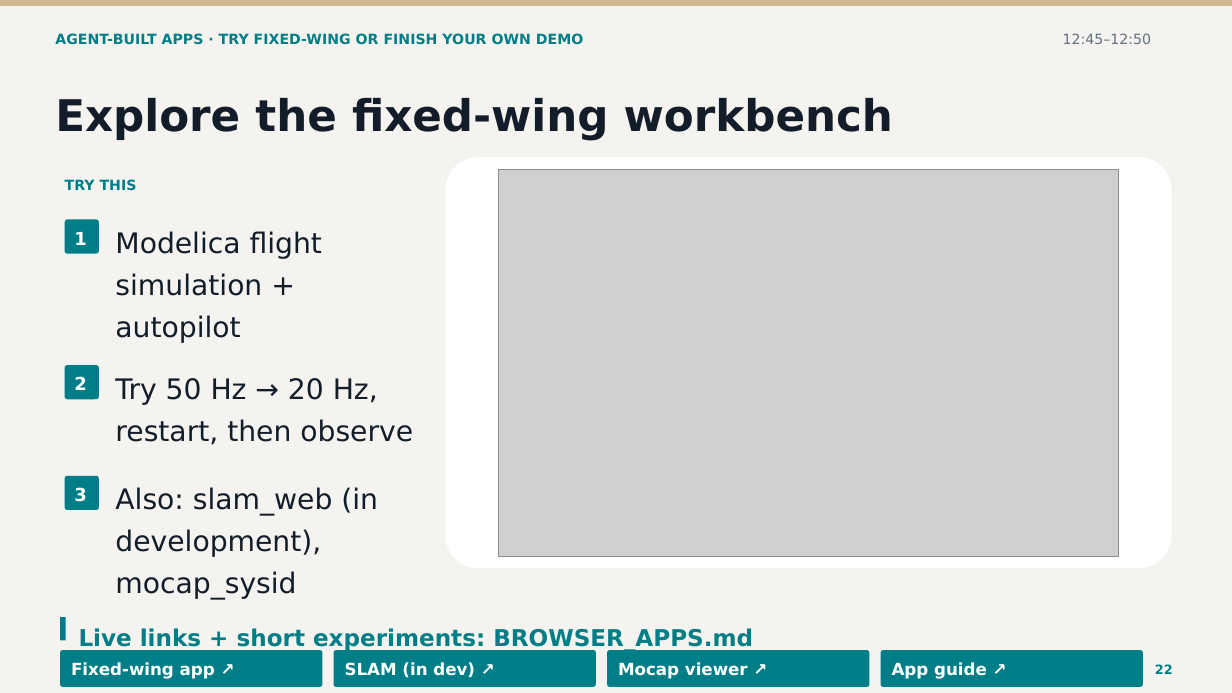
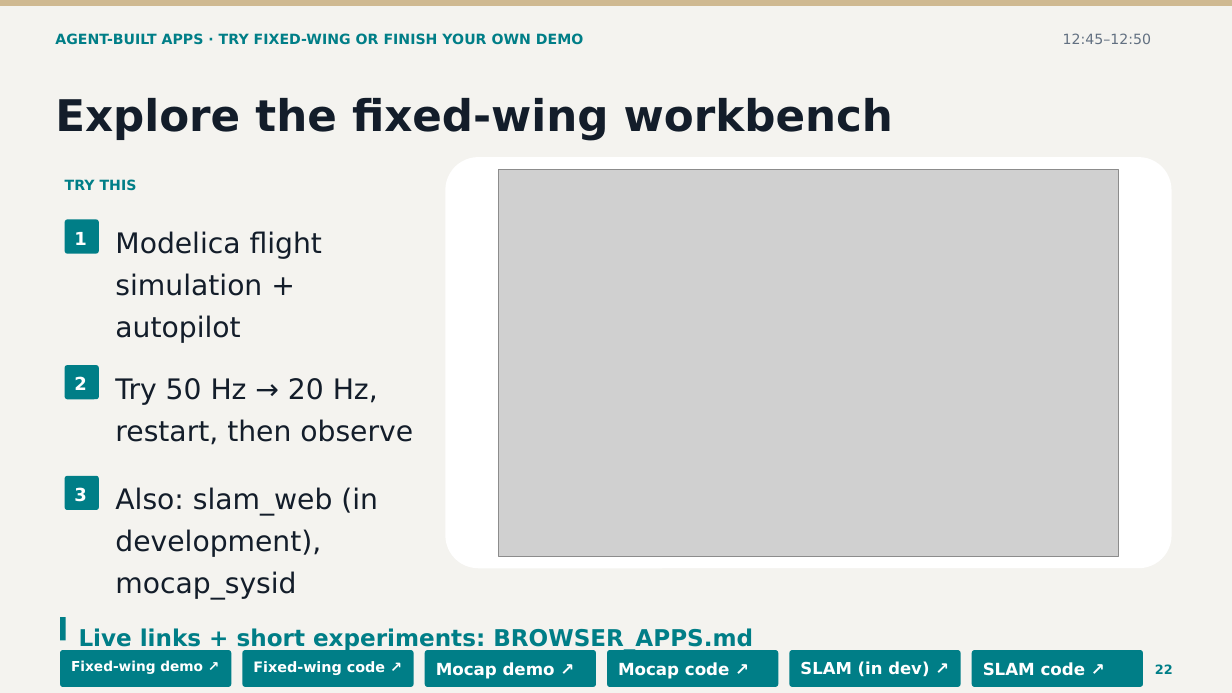
Before and after one commit to CogniPilot/rumoca-workshop, a slide deck: slide 22 of slides/workshop.pptx. Drawn at 1232x693 pixels with LibreOffice and Linux fonts; fonts in the diff are those of the drawing; grey boxes stand for pictures. Boxes give left, top, right and bottom in pixels: in the first picture for what was removed or moved away, otherwise in the second. Text is boxed around its words. In the diff, an @@ line names an element or a change of style, - is before the commit and + after.

```diff
--- a/slides/workshop.pptx
+++ b/slides/workshop.pptx
@@ rounded rectangle: place and size @@
-rounded rectangle at bbox=[60, 651, 323, 688]
+rounded rectangle at bbox=[60, 651, 231, 688]
@@ rounded rectangle: place and size @@
-rounded rectangle at bbox=[334, 651, 596, 688]
+rounded rectangle at bbox=[242, 651, 413, 688]
@@ rounded rectangle: place and size @@
-rounded rectangle at bbox=[607, 651, 870, 688]
+rounded rectangle at bbox=[425, 651, 596, 688]
@@ rounded rectangle: place and size @@
-rounded rectangle at bbox=[881, 651, 1143, 688]
+rounded rectangle at bbox=[607, 651, 778, 688]
@@ rounded rectangle added at bbox=[789, 651, 960, 688], fill #007E87 @@
@@ text "SLAM (in dev) ↗": place and size @@
-text "SLAM (in dev) ↗" at bbox=[345, 662, 475, 678]
+text "SLAM (in dev) ↗" at bbox=[800, 661, 929, 677]
@@ text "SLAM (in dev) ↗" at bbox=[800, 661, 929, 677]: size 13 to 12.9 pt @@
@@ rounded rectangle added at bbox=[972, 651, 1143, 688], fill #007E87 @@
@@ text at bbox=[71, 660, 203, 674]: text changed; size 13 to 10.7 pt @@
-Fixed-wing app ↗
+Fixed-wing demo ↗
@@ text added at bbox=[253, 661, 385, 675], 11.2 pt, text #FFFFFF, bold @@
+Fixed-wing code ↗
@@ text at bbox=[436, 662, 555, 679]: text changed @@
-Mocap viewer ↗
+Mocap demo ↗
@@ text added at bbox=[618, 662, 730, 679], 13 pt, text #FFFFFF, bold @@
+Mocap code ↗
@@ text removed at bbox=[892, 662, 987, 679] @@
-App guide ↗
@@ text added at bbox=[983, 662, 1086, 676], 13 pt, text #FFFFFF, bold @@
+SLAM code ↗
```
Also in this commit, not shown: 4 other slides changed, 1 slide added, 1 slide removed, 31 other files.
